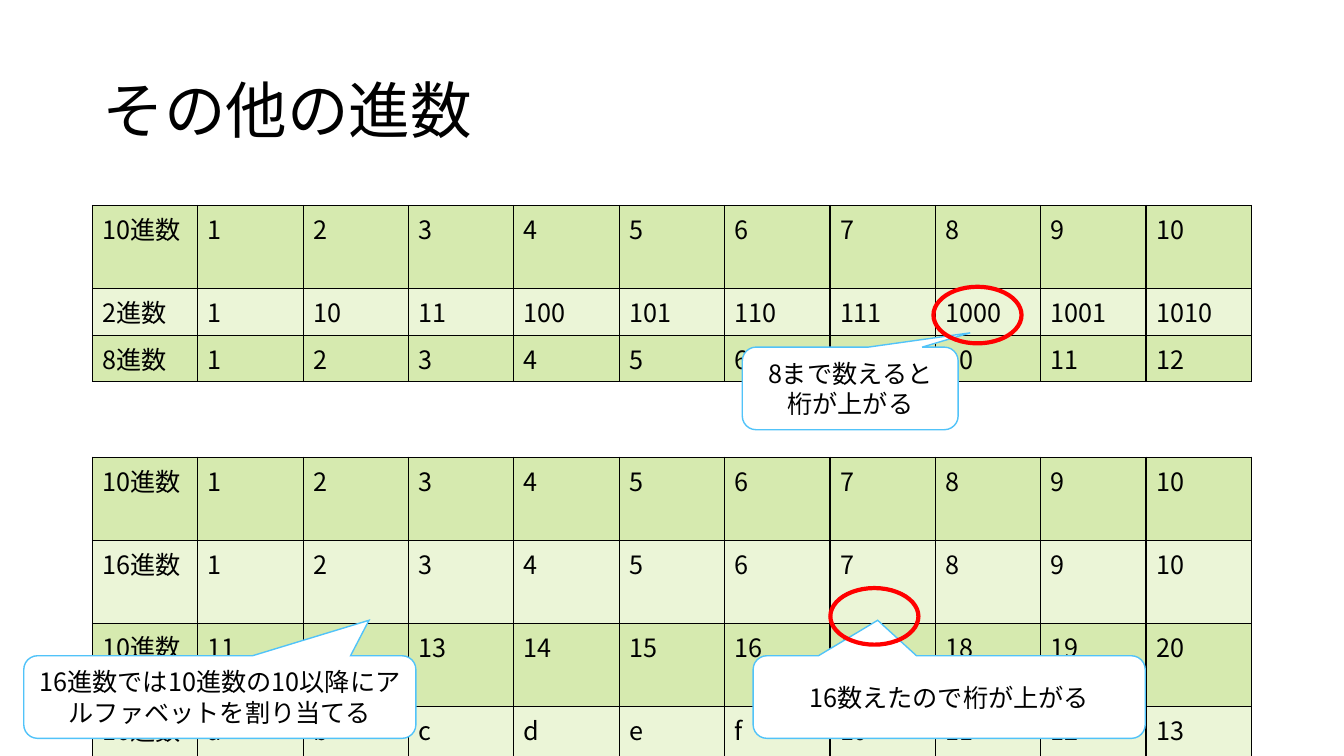
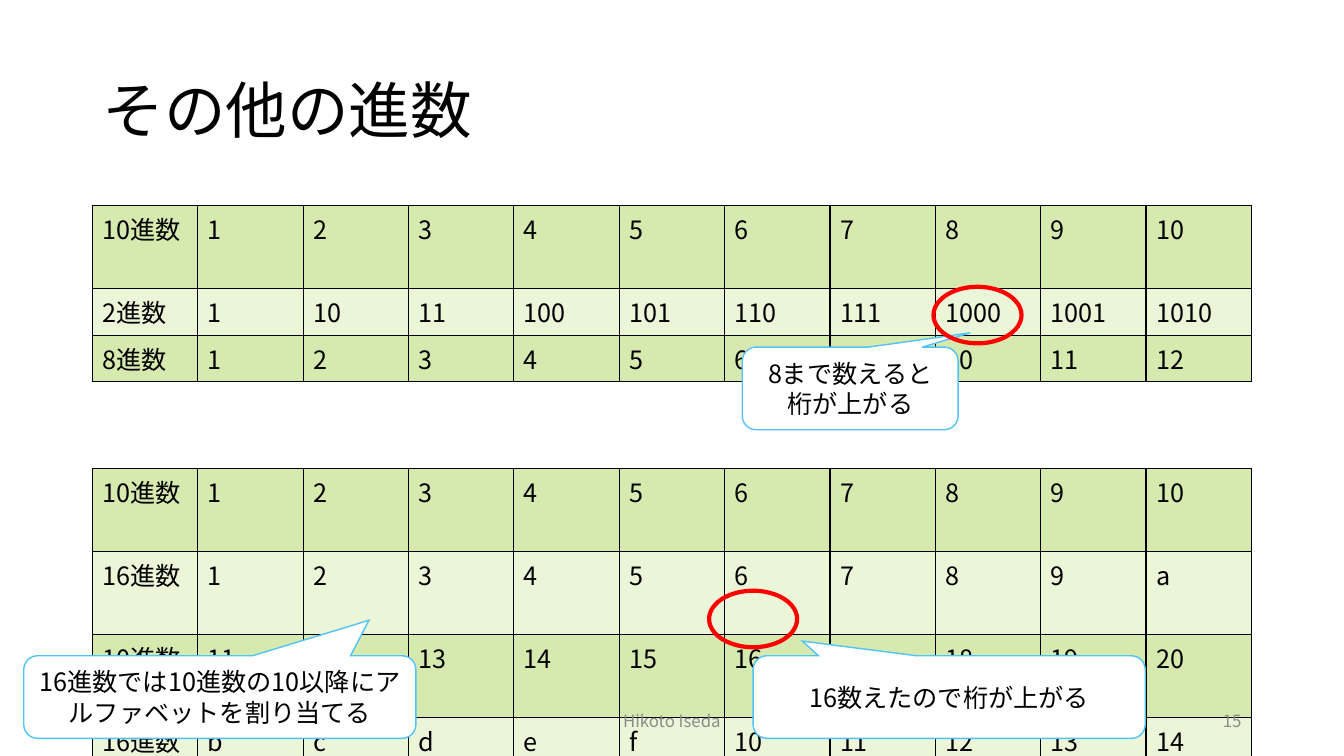
Before and after one commit to Hikotty/CSDS_workshop, a slide deck: slide 15 of 2023-12-14/CS/第１回勉強会.pptx. Drawn at 1344x756 pixels with LibreOffice and Linux fonts; fonts in the diff are those of the drawing. Boxes give left, top, right and bottom in pixels: in the first picture for what was removed or moved away, otherwise in the second. Text is boxed around its words. In the diff, an @@ line names an element or a change of style, - is before the commit and + after.

```diff
--- a/2023-12-14/CS/第１回勉強会.pptx
+++ b/2023-12-14/CS/第１回勉強会.pptx
@@ table at bbox=[93, 468, 1257, 756] @@
-row 2, column 11: 10
+row 2, column 11: a
-row 4: 16進数 | a | b | c | d | e | f | 10 | 11 | 12 | 13
+row 4: 16進数 | b | c | d | e | f | 10 | 11 | 12 | 13 | 14
@@ table: place and size @@
-table at bbox=[93, 458, 1257, 747]
+table at bbox=[93, 468, 1257, 756]
@@ ellipse: place and size @@
-ellipse at bbox=[831, 588, 919, 644]
+ellipse at bbox=[709, 591, 797, 647]
@@ rounded speech box "16数えたので桁が上がる" at bbox=[753, 656, 1145, 739]: proportions changed @@
@@ page number added at bbox=[1223, 715, 1242, 727], 12 pt, text #8C8C8C @@
+15
```
Also in this commit, not shown: 4 other slides changed, 3 other files.
